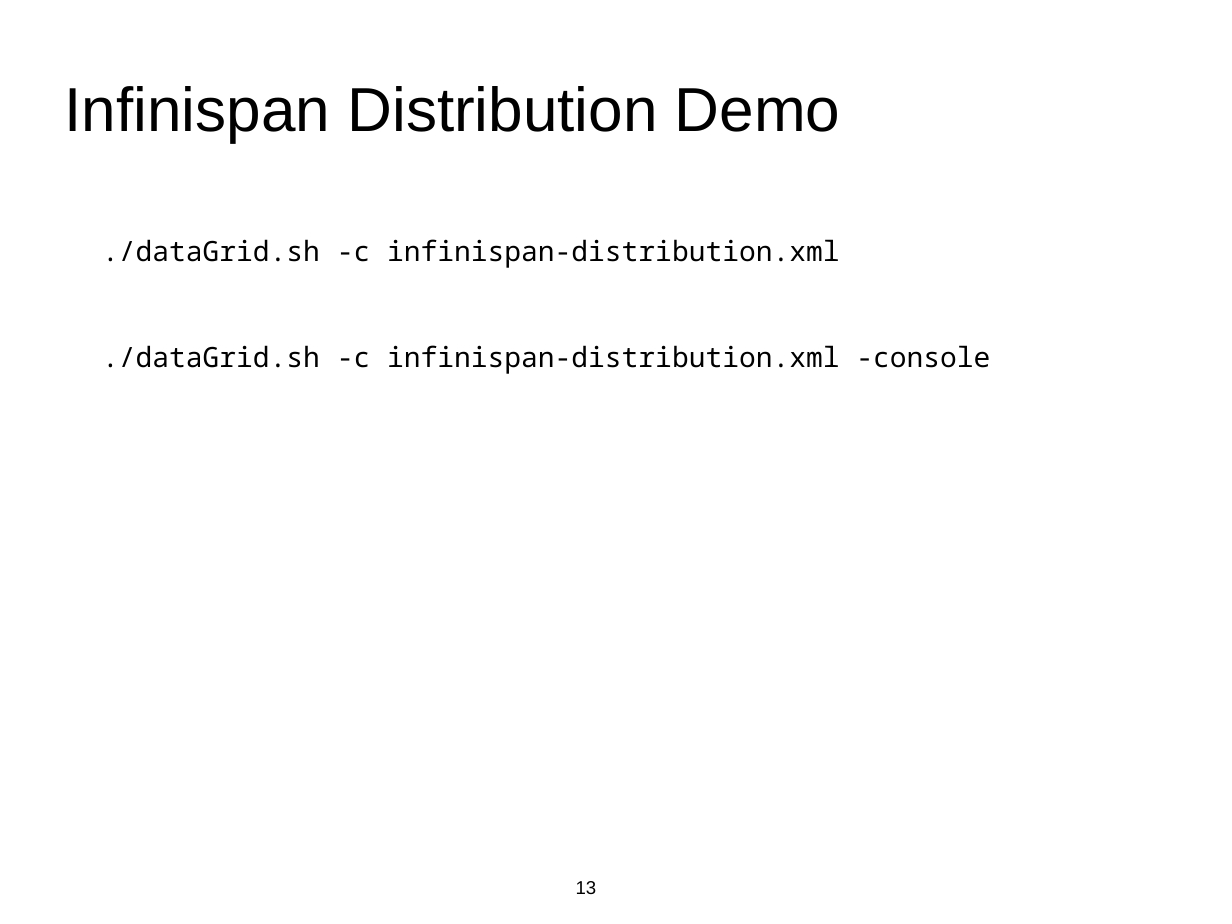
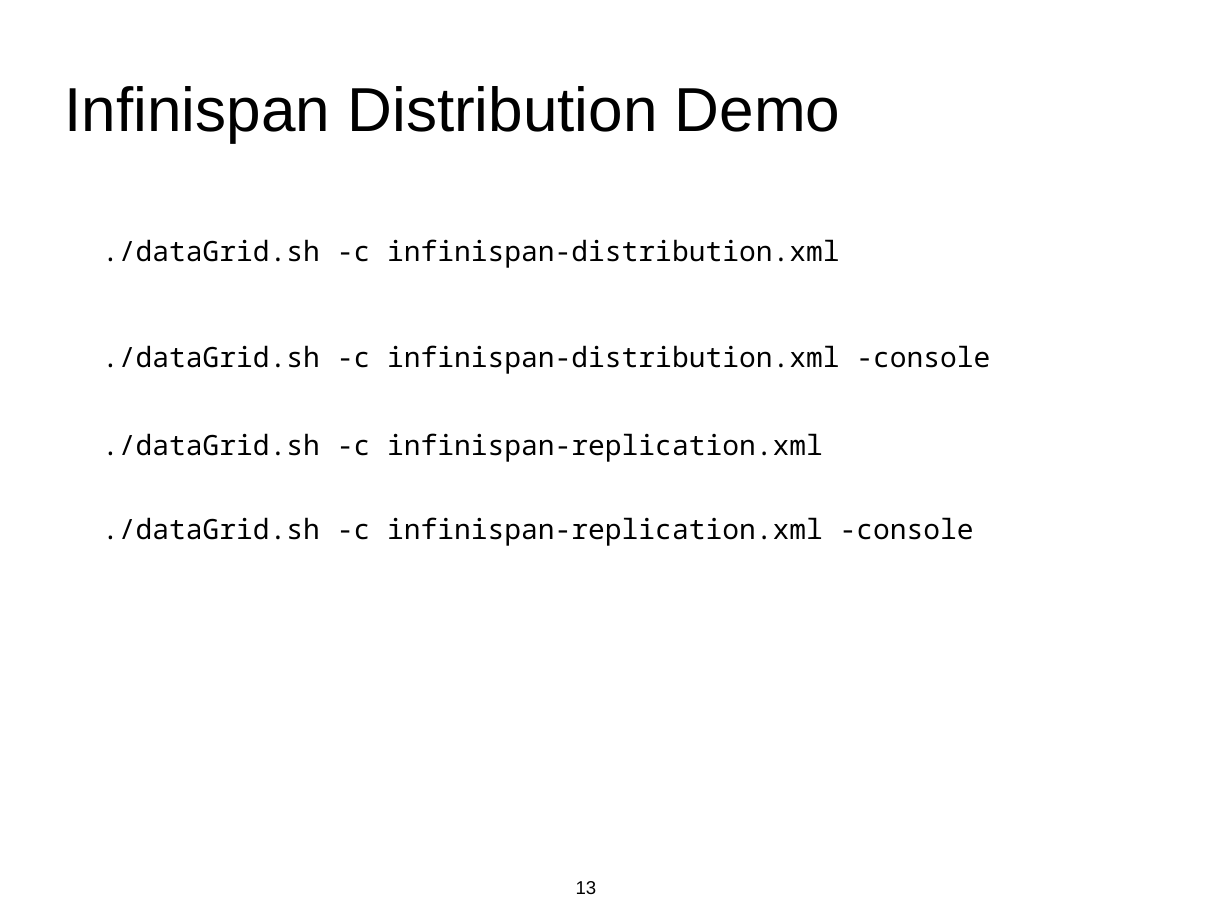
Before and after one commit to cloudadc/cluster, a slide deck: slide 13 of docs/slides/JBoss-Big-Data.odp. Drawn at 1232x924 pixels with LibreOffice and Linux fonts; fonts in the diff are those of the drawing; background and template pictures are left out. Boxes give left, top, right and bottom in pixels: in the first picture for what was removed or moved away, otherwise in the second. Text is boxed around its words. In the diff, an @@ line names an element or a change of style, - is before the commit and + after.

```diff
--- a/docs/slides/JBoss-Big-Data.odp
+++ b/docs/slides/JBoss-Big-Data.odp
@@ text added at (x1=102, y1=433, x2=823, y2=462), 18 pt, text #000000 @@
+./dataGrid.sh -c infinispan-replication.xml
@@ text added at (x1=102, y1=517, x2=974, y2=546), 18 pt, text #000000 @@
+./dataGrid.sh -c infinispan-replication.xml -console
```
Also in this commit, not shown: 13 other files.
